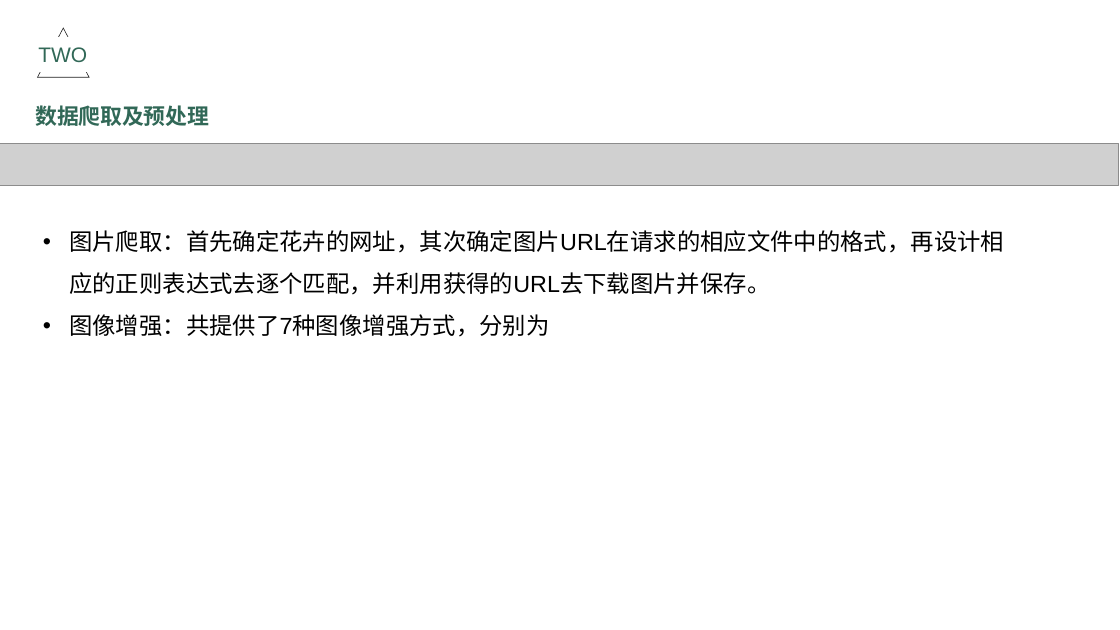
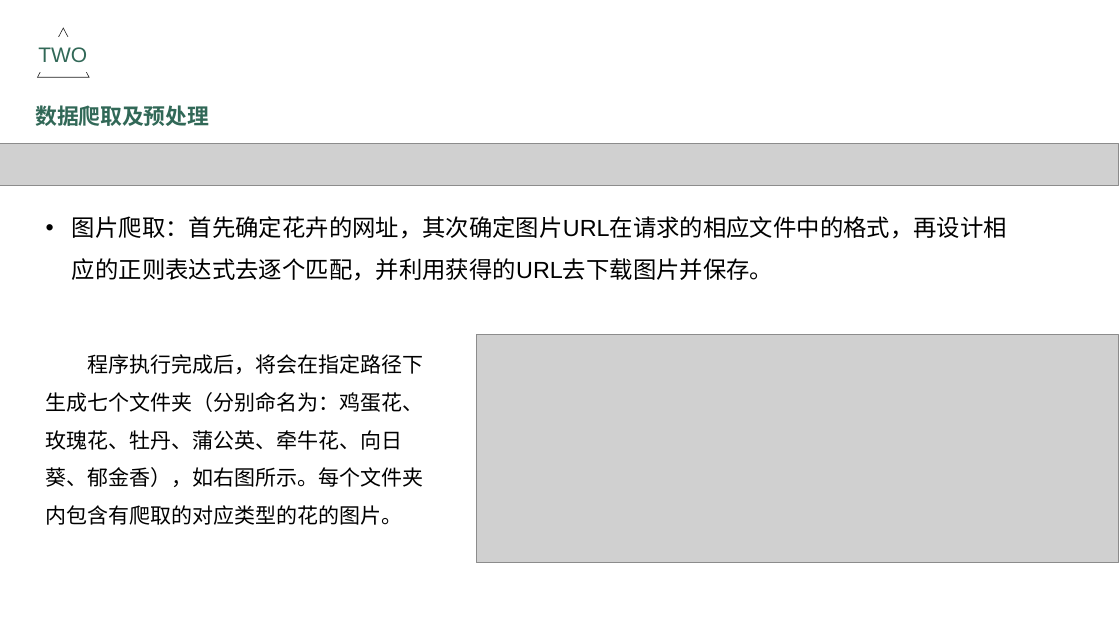
Before and after one commit to zh-jp/flower-recognition, a slide deck: slide 4 of 答辩PPT.pptx. Drawn at 1120x630 pixels with LibreOffice and Linux fonts; fonts in the diff are those of the drawing; grey boxes stand for pictures. Boxes give left, top, right and bottom in pixels: in the first picture for what was removed or moved away, otherwise in the second. Text is boxed around its words. In the diff, an @@ line names an element or a change of style, - is before the commit and + after.

Commit message:
完成任务书与答辩PPT

```diff
--- a/答辩PPT.pptx
+++ b/答辩PPT.pptx
@@ text "图片爬取：首先确定花卉的网址，其次确定图片URL在请求的相应文件中的格式，再设计相应的正则表达式去逐个匹配，并利用获得的 ...": place and size @@
-text "图片爬取：首先确定花卉的网址，其次确定图片URL在请求的相应文件中的格式，再设计相应的正则表达式去逐个匹配，并利用获得的 ..." at [69, 230, 1004, 337]
+text "图片爬取：首先确定花卉的网址，其次确定图片URL在请求的相应文件中的格式，再设计相应的正则表达式去逐个匹配，并利用获得的 ..." at [72, 216, 1007, 281]
@@ text at [69, 314, 549, 337]: paragraph removed @@
-• 图像增强：共提供了7种图像增强方式，分别为
@@ text added at [46, 354, 424, 525], 18 pt, text #000000 @@
+程序执行完成后，将会在指定路径下生成七个文件夹（分别命名为：鸡蛋花、玫瑰花、牡丹、蒲公英、牵牛花、向日葵、郁金香），如右图所示。每个文件夹内包含有爬取的对应类型的花的图片。
@@ picture added at [476, 335, 1119, 563] @@
```
Also in this commit, not shown: 1 other slide changed, 5 slides added, 2 slides removed, 2 other files.
